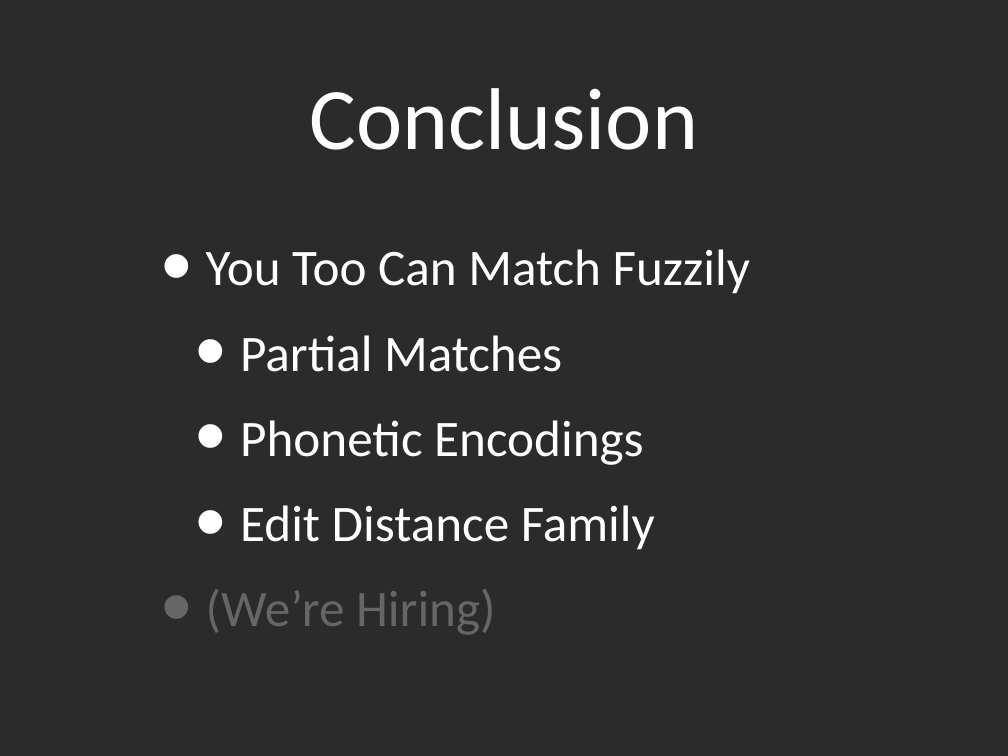
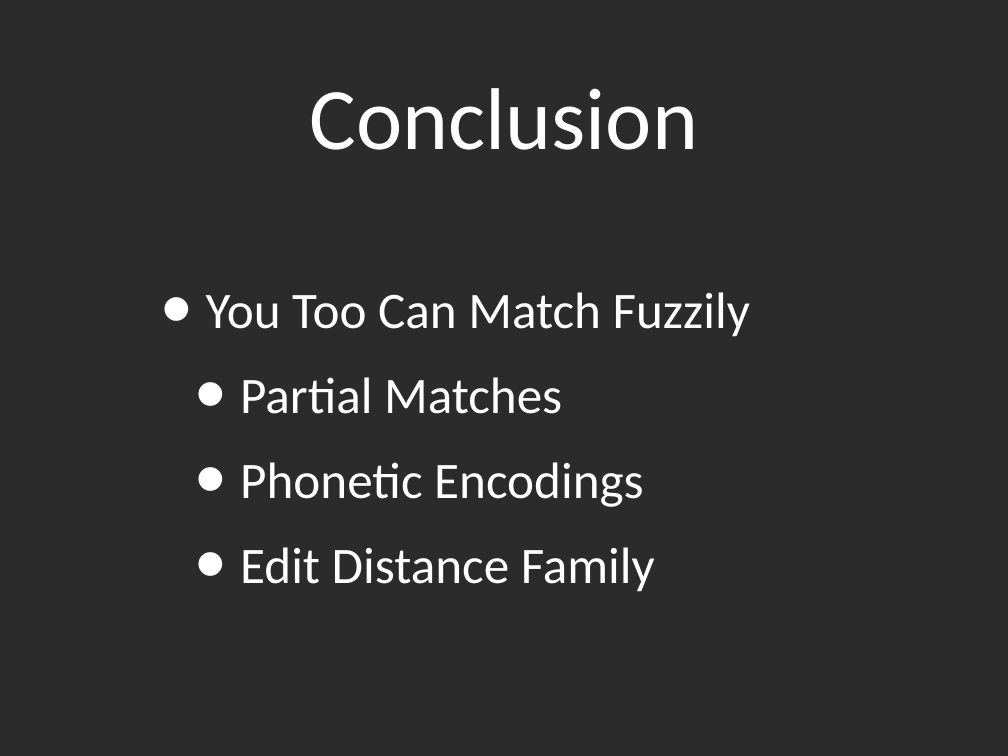
Before and after one commit to kyleburton/fuzzy-string, a slide deck: slide 56 of fuzzy-matching.ppt (slide 44 before the commit). Drawn at 1008x756 pixels with LibreOffice and Linux fonts; fonts in the diff are those of the drawing; background and template pictures are left out; a plain dark background stands for a picture behind light text. Boxes give left, top, right and bottom in pixels: in the first picture for what was removed or moved away, otherwise in the second. Text is boxed around its words. In the diff, an @@ line names an element or a change of style, - is before the commit and + after.

```diff
--- a/fuzzy-matching.ppt
+++ b/fuzzy-matching.ppt
@@ text at box(206, 589, 496, 635): paragraph removed @@
-  • (We’re Hiring)
```
Also in this commit, not shown: 35 other slides changed, 7 slides added, 2 slides removed, 3 other files.
